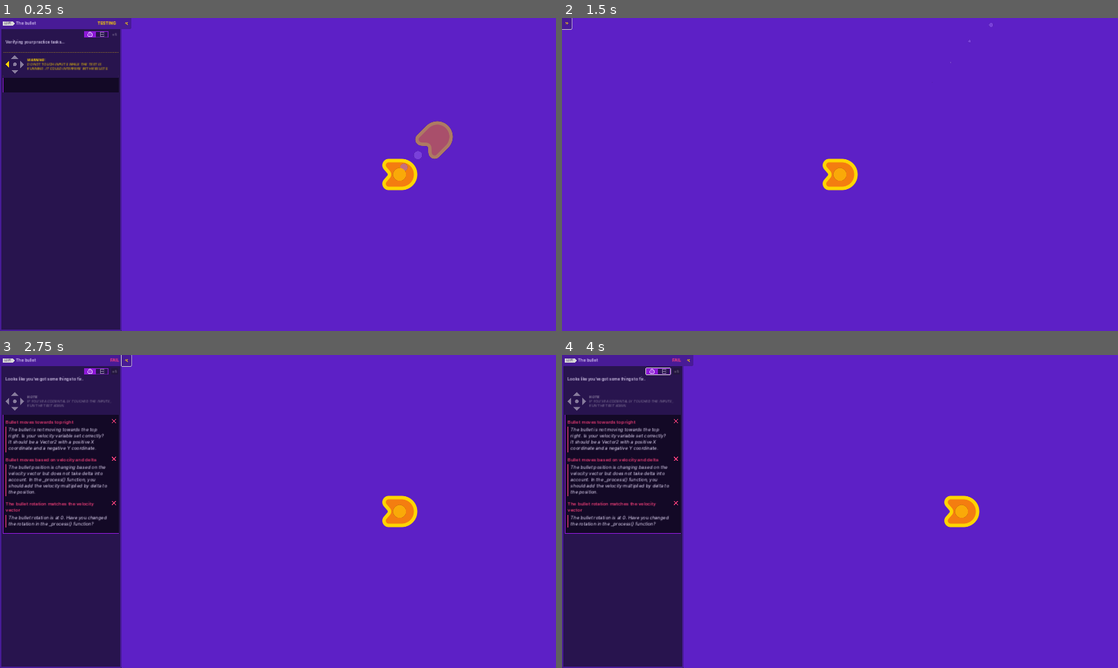
Above: before the commit, frames 1-4 (two rows, left to right).
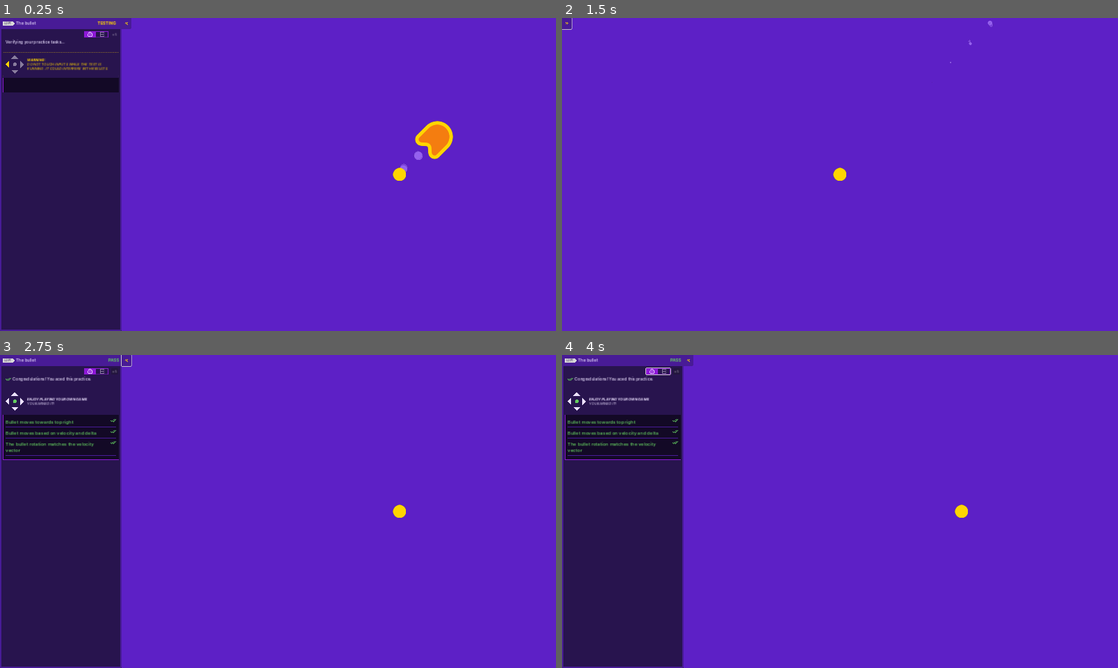
Above: after the commit, the same moments.

Repository: dnskvlnko/2d-GameDev-Course
Game: Godot game, scene res://practices/L2.P1.bullet/bullet.tscn
Two runs of this game, one before a commit and one after it. Both use one fixed random seed, a clock stepped at 60 frames per second and the inputs below. This scene is started directly instead of the project's main scene.
Inputs (mouse positions are in pixels of both pictures, inside the frame that each line leads up to):
- Up to frame 1 (0.25 s): no input
- Up to frame 2 (1.5 s): click (689, 24) at 0.5 s; hold D (move_right, bound only after the commit) from 1.28 s (still down)
- Up to frame 3 (2.75 s): tap Enter at 2 s; release D (move_right, bound only after the commit) at 2.03 s; hold A (move_left, bound only after the commit) from 2.03 s (still down)
- Up to frame 4 (4 s): release A (move_left, bound only after the commit) at 2.75 s; click (656, 370) at 2.75 s; tap Space at 3.5 s; hold D (move_right, bound only after the commit) from 3.53 s (still down)

The runs differ from the first frame. In frame 1, 1.1% of the frame differs, in the area x 68-82%, y 32-56%; in frame 2, 0.6%; in frame 3, 6.6%, in the area x 0-76%, y 1-58%; in frame 4, 6.6%.

Commit message:
L2.P1 The bullet

Diff:
--- a/04.to_space_and_beyond_workbook/practices/L2.P1.bullet/bullet.gd
+++ b/04.to_space_and_beyond_workbook/practices/L2.P1.bullet/bullet.gd
@@ -1,9 +1,8 @@
 extends Sprite2D
+var velocity := Vector2(500, -500)
 
-# Change the bullet's velocity to move towards the top right.
-var velocity := Vector2(500, 0)
+func _process(delta: float) -> void:
+	position += velocity * delta
+	rotation = velocity.angle()
 
-# Complete the process function to make the bullet move based on the velocity
-# vector. Also, rotate the bullet to match the velocity vector's angle.
-func _process(delta: float) -> void:
-	pass
+var max_speed := 600.0
--- a/04.to_space_and_beyond_workbook/practices/L2.P1.bullet/bullet.tscn
+++ b/04.to_space_and_beyond_workbook/practices/L2.P1.bullet/bullet.tscn
@@ -1,9 +1,9 @@
-[gd_scene load_steps=8 format=3]
+[gd_scene load_steps=8 format=3 uid="uid://ck58m2nsw2puo"]
 
-[ext_resource type="Texture2D" path="res://assets/practice_assets/shape_ship.png" id="1_rwnj6"]
+[ext_resource type="Texture2D" uid="uid://d1xp2mgpkkc42" path="res://assets/practice_assets/shape_ship.png" id="1_rwnj6"]
 [ext_resource type="Script" path="res://practices/L2.P1.bullet/bullet.gd" id="2_371po"]
-[ext_resource type="Texture2D" path="res://assets/practice_assets/ellipse_white.png" id="3_q7var"]
-[ext_resource type="Texture2D" path="res://assets/practice_assets/ellipse_yellow.png" id="4_7gjbg"]
+[ext_resource type="Texture2D" uid="uid://bkueifls7csiy" path="res://assets/practice_assets/ellipse_white.png" id="3_q7var"]
+[ext_resource type="Texture2D" uid="uid://ci5b253al1tus" path="res://assets/practice_assets/ellipse_yellow.png" id="4_7gjbg"]
 
 [sub_resource type="Curve" id="Curve_awpf5"]
 _data = [Vector2(0, 0.663194), 0.0, 0.0, 0, 0, Vector2(1, 0), -0.0319997, 0.0, 0, 0]
--- a/04.to_space_and_beyond_workbook/project.godot
+++ b/04.to_space_and_beyond_workbook/project.godot
@@ -32,6 +32,28 @@
 
 enabled=PackedStringArray("res://addons/gdquest_practice_framework/plugin.cfg")
 
+[input]
+
+move_left={
+"deadzone": 0.5,
+"events": [Object(InputEventKey,"resource_local_to_scene":false,"resource_name":"","device":-1,"window_id":0,"alt_pressed":false,"shift_pressed":false,"ctrl_pressed":false,"meta_pressed":false,"pressed":false,"keycode":0,"physical_keycode":65,"key_label":0,"unicode":97,"echo":false,"script":null)
+]
+}
+move_right={
+"deadzone": 0.5,
+"events": [Object(InputEventKey,"resource_local_to_scene":false,"resource_name":"","device":-1,"window_id":0,"alt_pressed":false,"shift_pressed":false,"ctrl_pressed":false,"meta_pressed":false,"pressed":false,"keycode":0,"physical_keycode":68,"key_label":0,"unicode":100,"echo":false,"script":null)
+]
+}
+move_up={
+"deadzone": 0.5,
+"events": [Object(InputEventKey,"resource_local_to_scene":false,"resource_name":"","device":-1,"window_id":0,"alt_pressed":false,"shift_pressed":false,"ctrl_pressed":false,"meta_pressed":false,"pressed":false,"keycode":0,"physical_keycode":87,"key_label":0,"unicode":119,"echo":false,"script":null)
+]
+}
+move_down={
+"deadzone": 0.5,
+"events": []
+}
+
 [rendering]
 
 renderer/rendering_method="gl_compatibility"
--- a/04.to_space_and_beyond_workbook/ship.gd
+++ b/04.to_space_and_beyond_workbook/ship.gd
@@ -1,6 +1,19 @@
 extends Sprite2D
-var velocity := Vector2(500, 0)
+
+var max_speed := 600.0
+var velocity := Vector2(0, 0)
+
 
 func _process(delta: float) -> void:
+	var direction := Vector2(0, 0)
+	direction.x = Input.get_axis("move_left", "move_right")
+	direction.y = Input.get_axis("move_up", "move_down")
+
+	if direction.length() > 1.0:
+		direction = direction.normalized()
+
+	velocity = direction * max_speed
 	position += velocity * delta
-	rotation = velocity.angle()
+
+	if direction.length() > 0.0:
+		rotation = velocity.angle()
